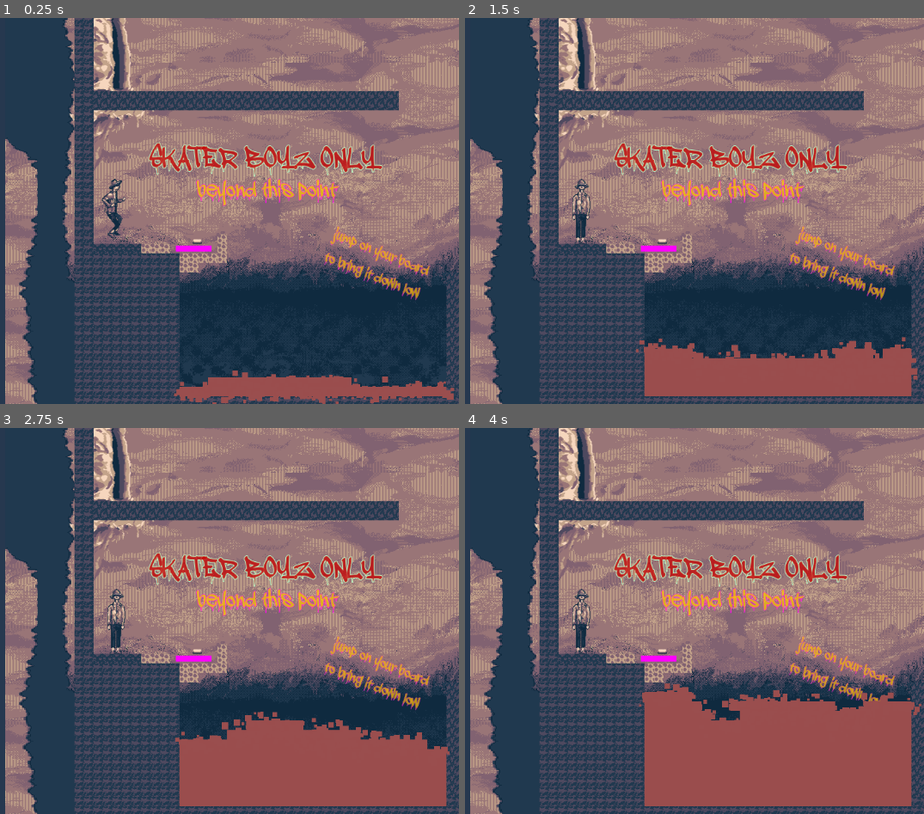
Above: before the commit, frames 1-4 (two rows, left to right).
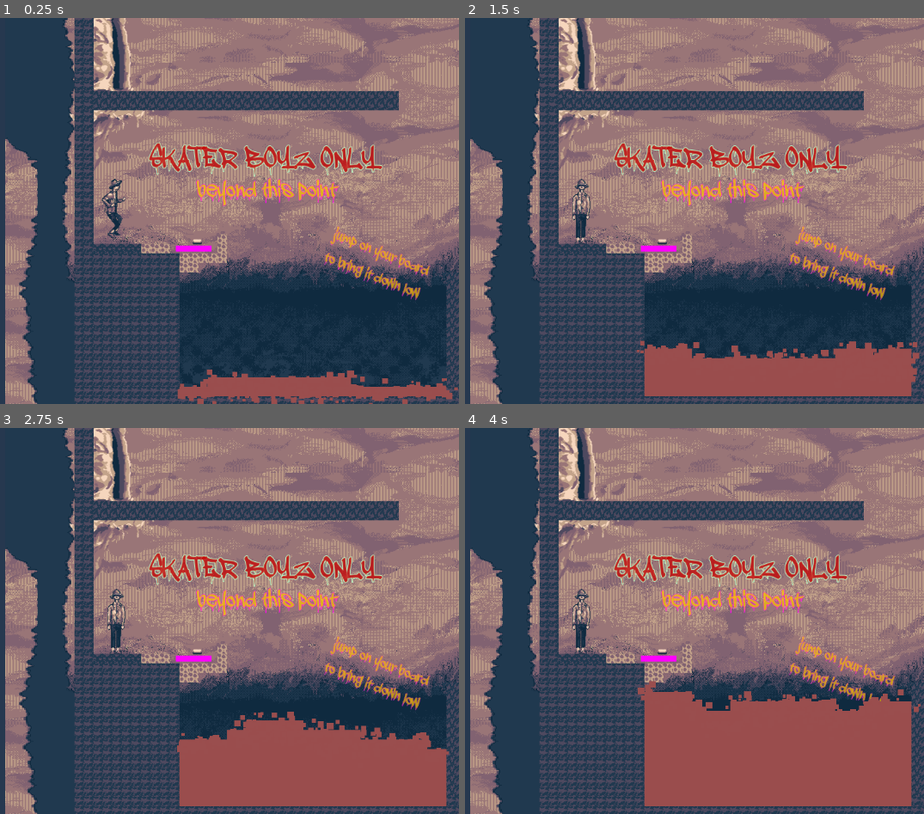
Above: after the commit, the same moments.

Repository: hellomynameisren/ludumdare
Game: Godot game, scene res://liquid/complete_levels/04_skate.tscn
The game is run twice, just before and just after one commit, with the same random seed, the same clock (stepped at 60 frames per second) and the same inputs.
Inputs:
- Up to frame 1 (0.25 s): no input
- Up to frame 2 (1.5 s): no input
- Up to frame 3 (2.75 s): no input
- Up to frame 4 (4 s): no input

The runs differ from the first frame. In frame 1, 0.7% of the frame differs, in the area x 37-100%, y 58-100%; in frame 2, 0.5%; in frame 3, 0.6%; in frame 4, 0.8%, in the area x 37-100%, y 58-76%.

Commit message:
20 physics frames per second

Diff:
--- a/liquid/lava_block.gd
+++ b/liquid/lava_block.gd
@@ -11,10 +11,6 @@
 	world = get_parent()
 	lava_width = $CollisionShape2D.shape.extents.x * 2
 
-
-# Called every frame. 'delta' is the elapsed time since the previous frame.
-func _process(delta):
-	pass
 
 var reset_timer: Timer
 
@@ -36,7 +32,7 @@
 		$CPUParticles2D.emitting = false
 		reset_timer = Timer.new()  # Create a new Timer instance
 		self.add_child(reset_timer)  # Add it as a child to ensure it ticks
-		reset_timer.wait_time = 0.2  # Set the time to wait
+		reset_timer.wait_time = 0.5  # Set the time to wait
 		reset_timer.one_shot = true  # Make sure it only ticks once
 		reset_timer.start()  # Start the timer
 
--- a/project.godot
+++ b/project.godot
@@ -14,6 +14,10 @@
 run/main_scene="res://liquid/complete_levels/04_skate.tscn"
 config/features=PackedStringArray("4.1", "GL Compatibility")
 config/icon="res://icon.svg"
+
+[debug]
+
+settings/stdout/print_gpu_profile=true
 
 [input]
 
@@ -33,6 +37,10 @@
 ]
 }
 
+[physics]
+
+common/physics_ticks_per_second=20
+
 [rendering]
 
 renderer/rendering_method="gl_compatibility"
Not shown: 1 places in liquid/complete_levels/02_climb.tscn that only renumber resources
Not shown: 1 places in liquid/complete_levels/04_skate.tscn that only renumber resources
